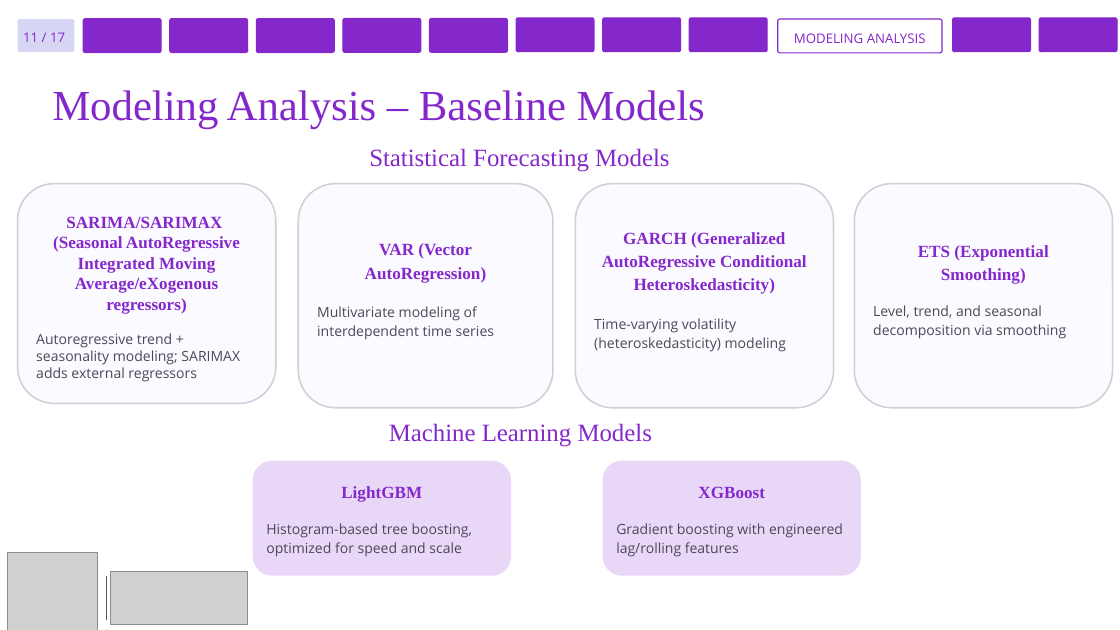
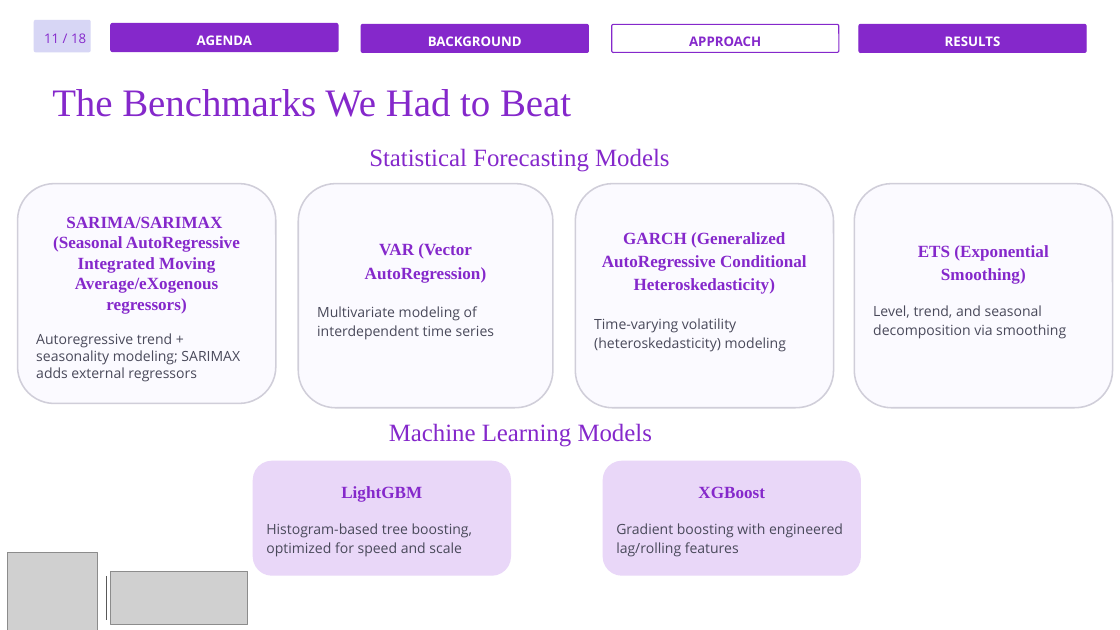
Before and after one commit to hkbuttar/Portfolio, a slide deck: slide 12 of assets/documents/experience/rakuten-capstone/Rakuten-Presentation.pptx. Drawn at 1120x630 pixels with LibreOffice and Linux fonts; fonts in the diff are those of the drawing; grey boxes stand for pictures. Boxes give left, top, right and bottom in pixels: in the first picture for what was removed or moved away, otherwise in the second. Text is boxed around its words. In the diff, an @@ line names an element or a change of style, - is before the commit and + after.

```diff
--- a/assets/documents/experience/rakuten-capstone/Rakuten-Presentation.pptx
+++ b/assets/documents/experience/rakuten-capstone/Rakuten-Presentation.pptx
@@ rounded rectangle: place and size @@
-rounded rectangle at bbox=[18, 19, 75, 52]
+rounded rectangle at bbox=[34, 20, 91, 53]
@@ rounded rectangle removed at bbox=[83, 19, 161, 53] @@
@@ rounded rectangle added at bbox=[111, 24, 338, 52], fill #8528CB, outline #8528CB 0.75 pt, 8.5 pt, text #FFFFFF, bold @@
+AGENDA
@@ rounded rectangle removed at bbox=[170, 19, 249, 53] @@
@@ rounded rectangle removed at bbox=[256, 19, 335, 53] @@
@@ rounded rectangle removed at bbox=[343, 18, 421, 52] @@
@@ rounded rectangle added at bbox=[362, 25, 589, 53], fill #8528CB, outline #8528CB 0.75 pt, 8.5 pt, text #FFFFFF, bold @@
+BACKGROUND
@@ rounded rectangle removed at bbox=[429, 18, 507, 52] @@
@@ rounded rectangle removed at bbox=[516, 18, 595, 52] @@
@@ rounded rectangle removed at bbox=[603, 18, 681, 52] @@
@@ rounded rectangle added at bbox=[612, 25, 839, 53], fill #FFFFFF, outline #8528CB 0.75 pt, 8.5 pt, text #8528CB, bold @@
+APPROACH
@@ rounded rectangle removed at bbox=[689, 18, 767, 52] @@
@@ rounded rectangle removed at bbox=[777, 19, 942, 53] @@
-MODELING ANALYSIS
@@ rounded rectangle added at bbox=[859, 25, 1086, 53], fill #8528CB, outline #8528CB 0.75 pt, 8.5 pt, text #FFFFFF, bold @@
+RESULTS
@@ rounded rectangle removed at bbox=[953, 18, 1032, 52] @@
@@ rounded rectangle removed at bbox=[1039, 18, 1118, 52] @@
@@ text at bbox=[44, 33, 86, 43]: text changed @@
-11 / 17
+11 / 18
@@ text at bbox=[52, 89, 571, 117]: text changed; size 27.5 to 25 pt @@
-Modeling Analysis – Baseline Models
+The Benchmarks We Had to Beat
```
Also in this commit, not shown: 16 other slides changed, 63 slides added, 11 slides removed, 5 other files.
